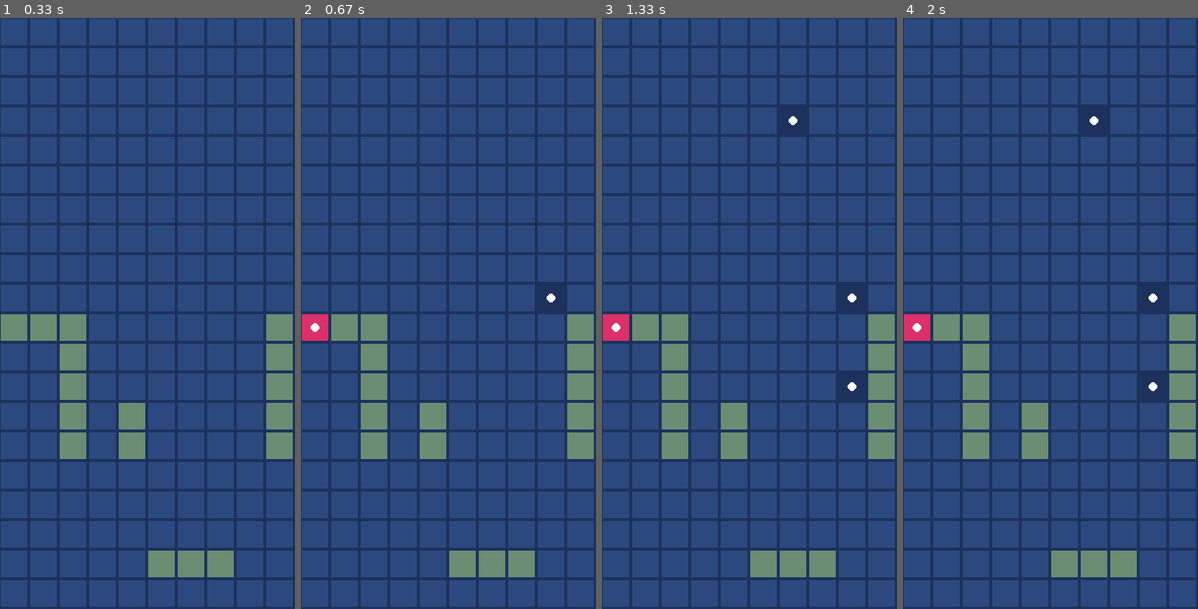
Above: before the commit, frames 1-4 (left to right).
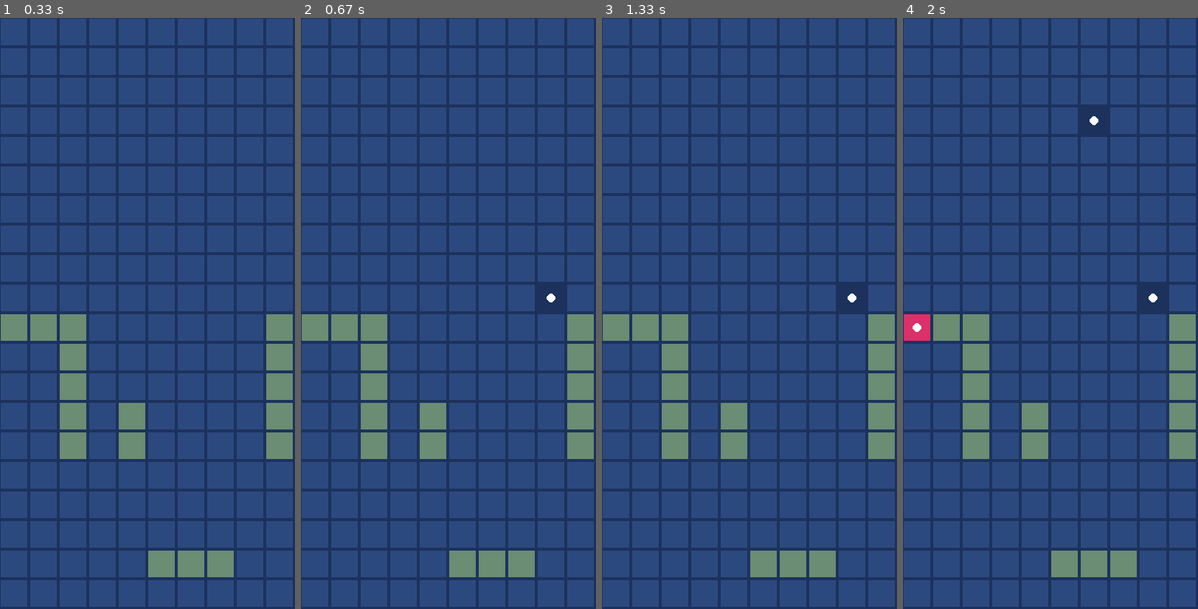
Above: after the commit, the same moments.

Repository: 8ctopotamus/battleship-pygame
Game: pygame game, started from main.py
Same seed, same stepped clock (60 frames per second), same inputs: the game is played once before the commit and once after it.
Inputs (mouse positions are in pixels of both pictures, inside the frame that each line leads up to):
- Up to frame 1 (0.33 s): no input
- Up to frame 2 (0.67 s): click (542, 295) at 0.38 s
- Up to frame 3 (1.33 s): click (790, 106) at 1.22 s
- Up to frame 4 (2 s): no input

Frame 1 is identical in both runs. In frame 2, 0.4% of the frame differs, in the area x 0-10%, y 50-55%; in frame 3, 1.2%, in the area x 0-90%, y 15-65%; in frame 4, 0.4%.

Commit message:
bot shoot delay

Diff:
--- a/main.py
+++ b/main.py
@@ -43,6 +43,8 @@
       self.value = 2
 
 class Player:
+  shotsFired = []
+
   def __init__(self, grid):
     isHuman = isinstance(self, Human)
     offset = constants.HEIGHT / 2 if isHuman else 0
@@ -58,16 +60,20 @@
 
   def shoot(self, bot):
     x, y = pygame.mouse.get_pos();
+    targetCell = None
     for cell in bot.grid:
       if (cell.x + cell.width >= x and cell.y + cell.height >= y):
-        cell.takeDamage()
+        targetCell = cell
         break
+    if targetCell:
+      targetCell.takeDamage()
 
 class Bot(Player):
   def __init__(self, grid):
     super().__init__(grid)
 
   def shoot(self, human):
+    time.sleep(1)
     cell = random.choice(human.grid)
     cell.takeDamage()
 
@@ -103,6 +109,13 @@
   players = [human, bot]
   isHumansTurn = True
 
+  def drawUI():
+    screen.fill(constants.BLUE_DARK)
+    for player in players:
+      for cell in player.grid:
+        cell.draw(screen)
+    pygame.display.flip()
+
   while run:
     clock.tick(FPS)
 
@@ -114,19 +127,13 @@
       if event.type == pygame.QUIT:
         quit()
 
+    drawUI()
+
     # bot shoot
     if not isHumansTurn:
       bot.shoot(human)
       isHumansTurn = True
 
-    # render GUI
-    screen.fill(constants.BLUE_DARK)
-    for player in players:
-      for cell in player.grid:
-        cell.draw(screen)
-    # pygame.display.flip()
-    pygame.display.update()
-
   quit()
 
 main()
